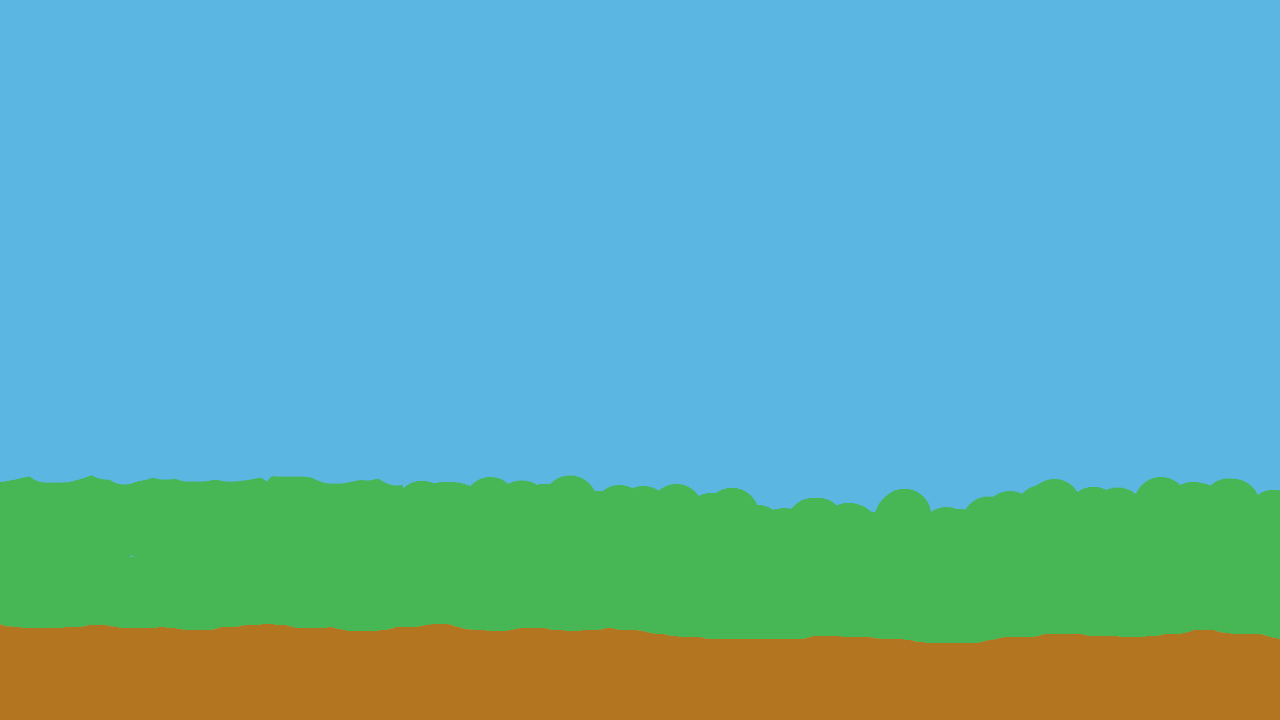
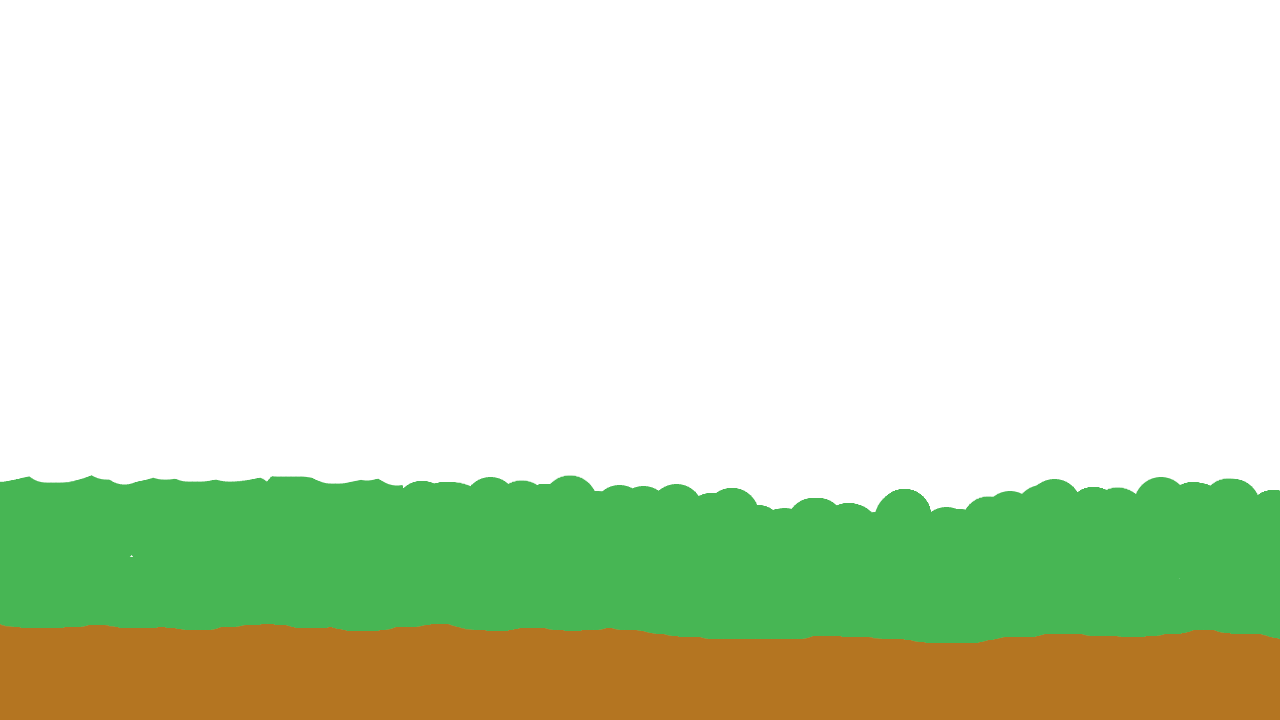
The second 1280×720 image is a revision of the first. Changes to its layers:
removed layer "sky copy" over [0, 0, 1280, 579]
